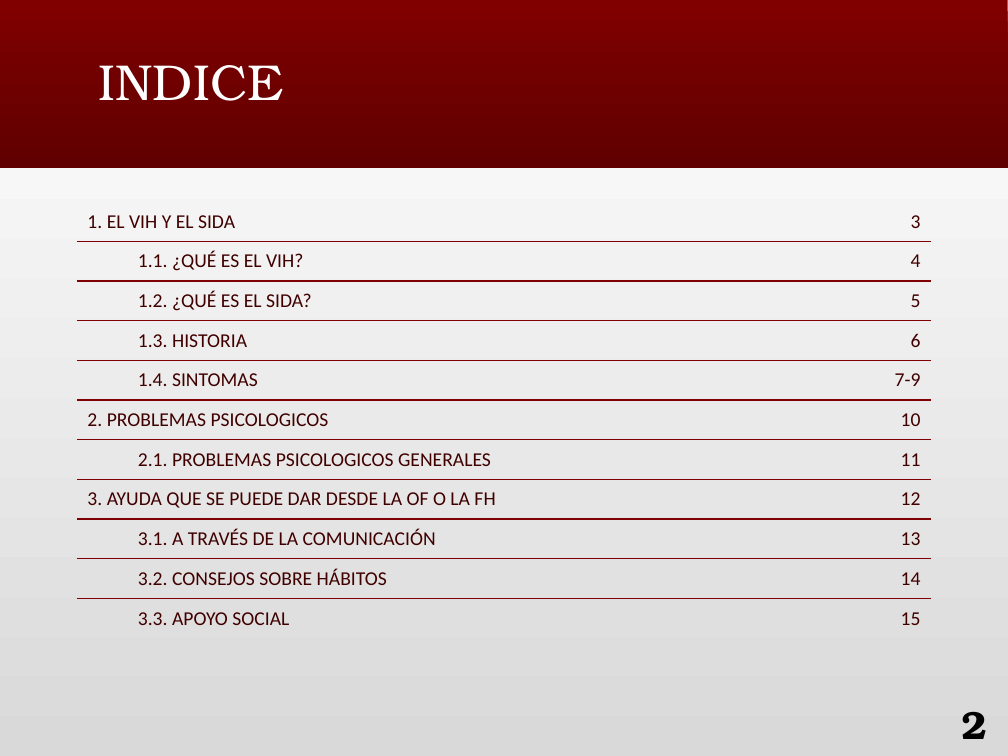
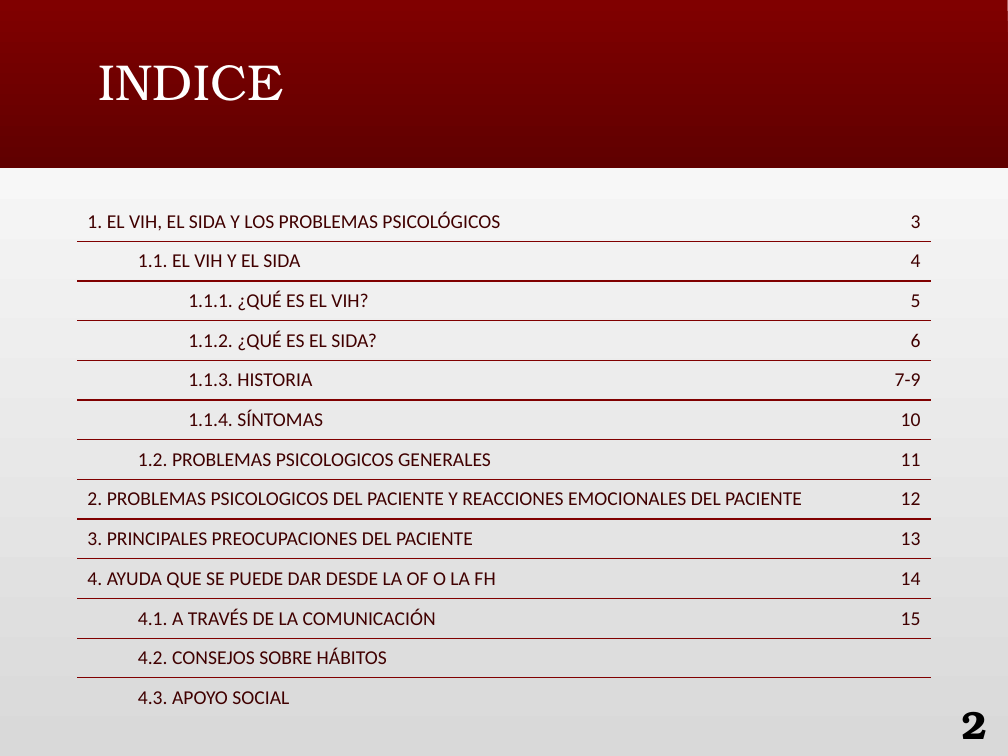
Before and after one commit to nerachan/far, a slide deck: slide 2 of 2.2 FAR/PS/Ejercicios/Trabajo/VIH.pptx. Drawn at 1008x756 pixels with LibreOffice and Linux fonts; fonts in the diff are those of the drawing. Boxes give left, top, right and bottom in pixels: in the first picture for what was removed or moved away, otherwise in the second. Text is boxed around its words. In the diff, an @@ line names an element or a change of style, - is before the commit and + after.

```diff
--- a/2.2 FAR/PS/Ejercicios/Trabajo/VIH.pptx
+++ b/2.2 FAR/PS/Ejercicios/Trabajo/VIH.pptx
@@ table at [78,202,930,735] @@
-row 1: 1. EL VIH Y EL SIDA | 3
-row 2: 1.1. ¿QUÉ ES EL VIH? | 4
-row 3: 1.2. ¿QUÉ ES EL SIDA? | 5
-row 4: 1.3. HISTORIA | 6
-row 5: 1.4. SINTOMAS | 7-9
-row 6: 2. PROBLEMAS PSICOLOGICOS | 10
-row 7: 2.1. PROBLEMAS PSICOLOGICOS GENERALES | 11
-row 8: 3. AYUDA QUE SE PUEDE DAR DESDE LA OF O LA FH | 12
-row 9: 3.1. A TRAVÉS DE LA COMUNICACIÓN | 13
-row 10: 3.2. CONSEJOS SOBRE HÁBITOS | 14
-row 11: 3.3. APOYO SOCIAL | 15
+row 1: 1. EL VIH, EL SIDA Y LOS PROBLEMAS PSICOLÓGICOS | 3
+row 2: 1.1. EL VIH Y EL SIDA | 4
+row 3: 1.1.1. ¿QUÉ ES EL VIH? | 5
+row 4: 1.1.2. ¿QUÉ ES EL SIDA? | 6
+row 5: 1.1.3. HISTORIA | 7-9
+row 6: 1.1.4. SÍNTOMAS | 10
+row 7: 1.2. PROBLEMAS PSICOLOGICOS GENERALES | 11
+row 8: 2. PROBLEMAS PSICOLOGICOS DEL PACIENTE Y REACCIONES EMOCIONALES DEL PACIENTE | 12
+row 9: 3. PRINCIPALES PREOCUPACIONES DEL PACIENTE | 13
+row 10: 4. AYUDA QUE SE PUEDE DAR DESDE LA OF O LA FH | 14
+row 11: 4.1. A TRAVÉS DE LA COMUNICACIÓN | 15
+row 12: 4.2. CONSEJOS SOBRE HÁBITOS | 
+row 13: 4.3. APOYO SOCIAL | 
```
Also in this commit, not shown: 11 other slides changed, 3 slides added, 1 slide removed, 3 other files.
